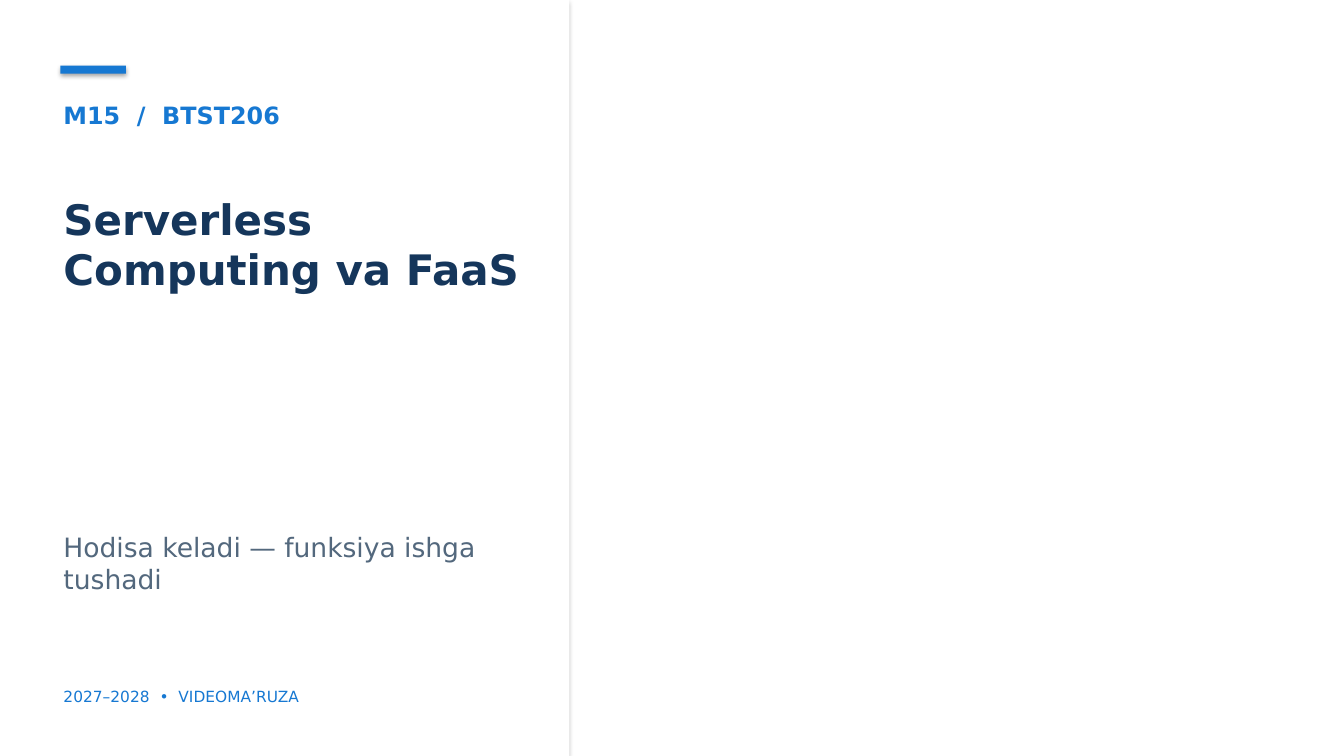
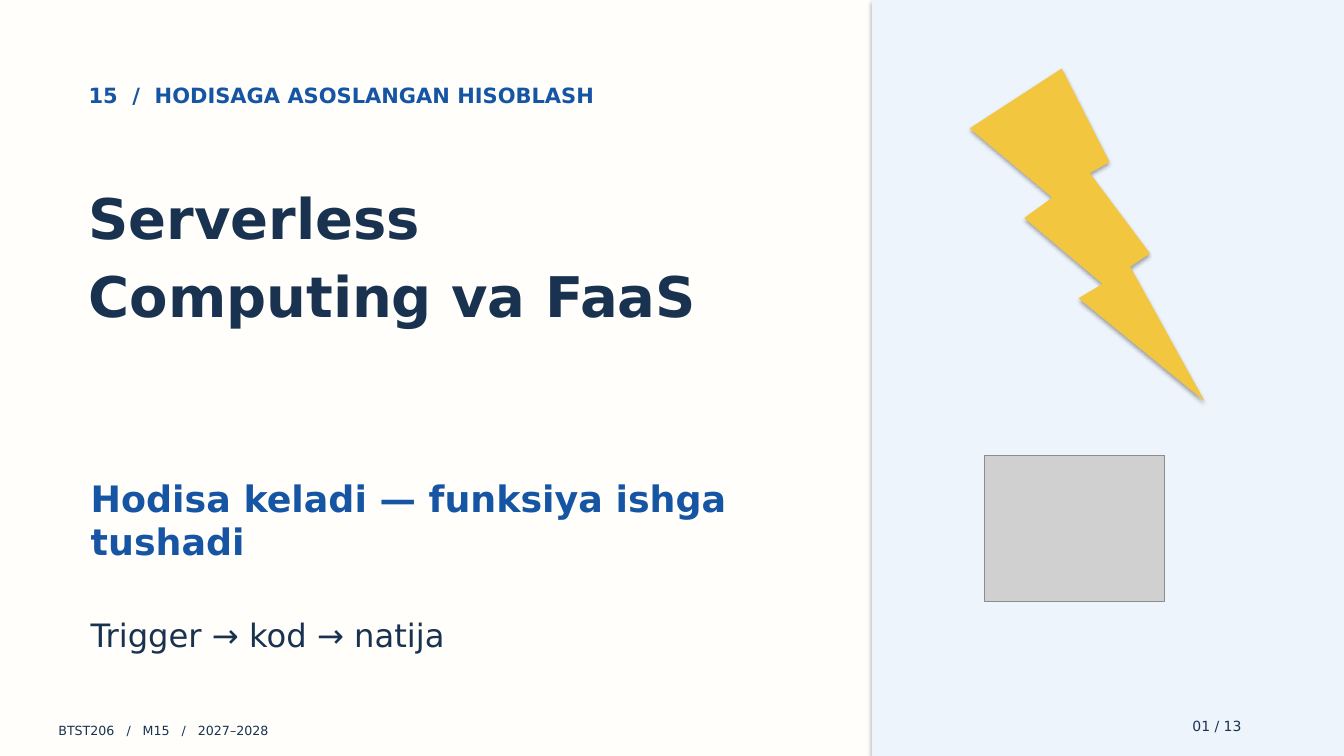
Before and after one commit to all1991here-dot/prezentatsiyalar, a slide deck: slide 1 of PPTX/M15_Prezentatsiya.pptx. Drawn at 1344x756 pixels with LibreOffice and Linux fonts; fonts in the diff are those of the drawing; grey boxes stand for pictures; background and template pictures are left out. Boxes give left, top, right and bottom in pixels: in the first picture for what was removed or moved away, otherwise in the second. Text is boxed around its words. In the diff, an @@ line names an element or a change of style, - is before the commit and + after.

Commit message:
Redesign 18 lecture decks with distinct styles and sourced online images

```diff
--- a/PPTX/M15_Prezentatsiya.pptx
+++ b/PPTX/M15_Prezentatsiya.pptx
@@ background picture (left out) to #FFFEFA @@
@@ rectangle removed at bbox=[0, 0, 570, 756] @@
@@ rectangle added at bbox=[872, 0, 1344, 756], fill #EEF4FB @@
@@ rectangle removed at bbox=[60, 66, 126, 74] @@
@@ text at bbox=[89, 87, 594, 104]: text changed; size 17 to 15 pt; text colour #1678D2 to #1555A3 @@
-M15 / BTST206
+15 / HODISAGA ASOSLANGAN HISOBLASH
@@ lightning bolt added at bbox=[970, 69, 1205, 401], fill #F3C640 @@
@@ text at bbox=[89, 196, 696, 329]: text changed; size 30 to 40 pt; text colour #15365B to #18324F @@
-Serverless Computing va FaaS
+Serverless
+Computing va FaaS
@@ text "Hodisa keladi — funksiya ishga ...": place and size @@
-text "Hodisa keladi — funksiya ishga ..." at bbox=[63, 537, 475, 590]
+text "Hodisa keladi — funksiya ishga ..." at bbox=[91, 484, 727, 556]
@@ text "Hodisa keladi — funksiya ishga ..." at bbox=[91, 484, 727, 556]: size 19 to 26 pt, text colour #53687D to #1555A3, bold on; less space between paragraphs @@
@@ picture added at bbox=[984, 456, 1165, 602] @@
@@ text added at bbox=[91, 622, 444, 653], 23 pt, text #18324F @@
+Trigger → kod → natija
@@ text removed at bbox=[63, 690, 299, 703] @@
-2027–2028 • VIDEOMA’RUZA
@@ text added at bbox=[58, 725, 268, 735], 9 pt, text #18324F @@
+BTST206 / M15 / 2027–2028
@@ text added at bbox=[1192, 720, 1242, 731], 10 pt, text #18324F @@
+01 / 13
```
Also in this commit, not shown: 7 other slides changed, 5 slides added, 5 slides removed, 22 other files.
